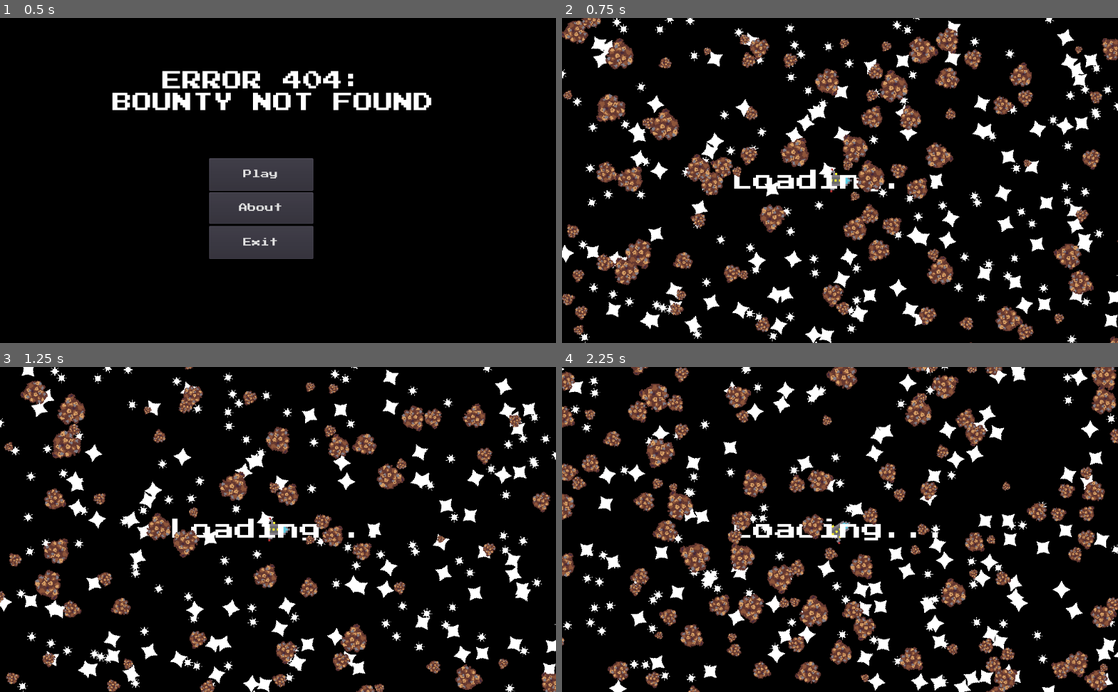
Above: before the commit, frames 1-4 (two rows, left to right).
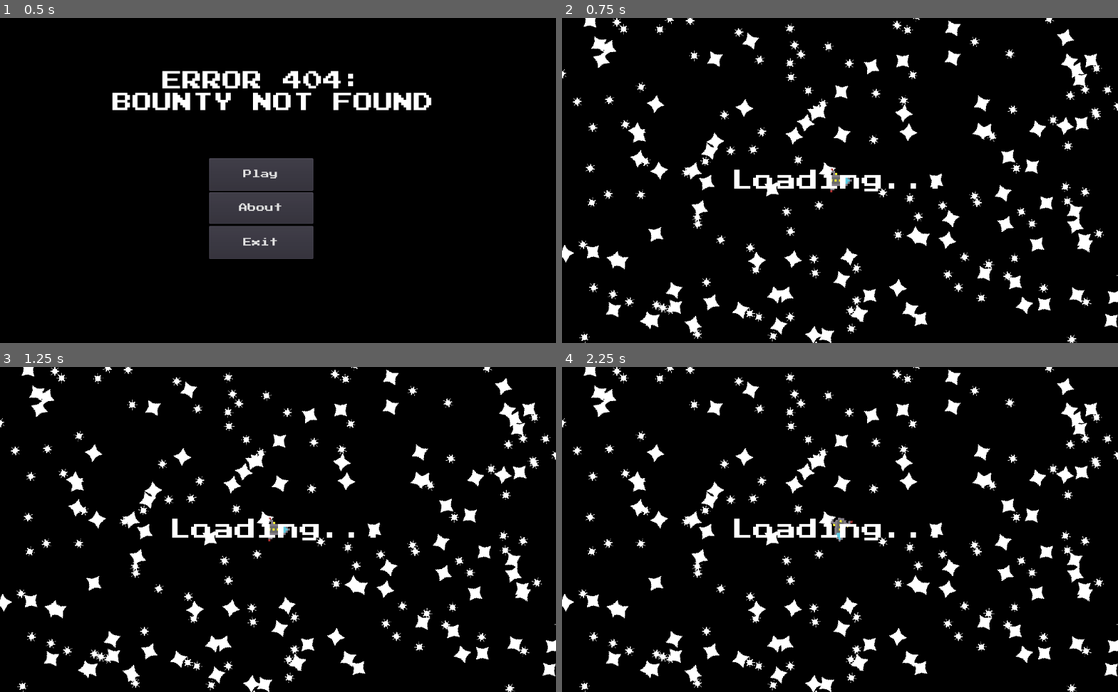
Above: after the commit, the same moments.

Repository: TechRunner2/404-Bounty-Not-Found
Game: Godot game, scene res://Scenes/Main Menu.tscn
The game is run twice, just before and just after one commit, with the same random seed, the same clock (stepped at 60 frames per second) and the same inputs.
Inputs:
- Up to frame 1 (0.5 s): no input
- Up to frame 2 (0.75 s): click "Play" at 0.5 s
- Up to frame 3 (1.25 s): no input
- Up to frame 4 (2.25 s): hold D (player_right) 1.28-2.03 s; hold Space (primary_fire) 1.28-2.03 s; hold A (player_left) from 2.03 s (still down); tap Shift (player_boost) at 2.1 s

Frame 1 is identical in both runs. In frame 2, 12% of the frame differs, in the area x 0-100%, y 0-100%; in frame 3, 8.5%; in frame 4, 29%.
Error after the commit: Invalid call to function 'generate' in base 'Node2D (GenerateAsteroids.gd)'. Expected 3 arguments. (res://Assets/Scripts/Game.gd:36)

Commit message:
Made Variables more understandable

Diff:
--- a/Assets/Scripts/GenerateAsteroids.gd
+++ b/Assets/Scripts/GenerateAsteroids.gd
@@ -4,16 +4,16 @@
 export var amount = 5
 export var min_scale = 0.5
 export var max_scale = 2
-export (PackedScene) var Obj
+export (PackedScene) var asteroid_scene
 
-func generate(pos, dim):
-	for i in range(amount):
+func generate(pos, dim, quantity):
+	for i in range(quantity):
 		var nx = rand_range(-pos.x-(dim.x/2), pos.x+(dim.x/2))
 		var ny = rand_range(-pos.y-(dim.y/2), pos.y+(dim.y/2))
 		var rot = rand_range(0, 360)
 		var size = rand_range(min_scale, max_scale)
-		var a = Obj.instance()
-		a.position = Vector2(nx, ny)
-		a.rotation = rot
-		a.scale = Vector2(size, size)
-		add_child(a)
+		var asteroid = asteroid_scene.instance()
+		asteroid.global_position = Vector2(nx, ny)
+		asteroid.rotation = rot
+		asteroid.scale = Vector2(size, size)
+		add_child(asteroid)
